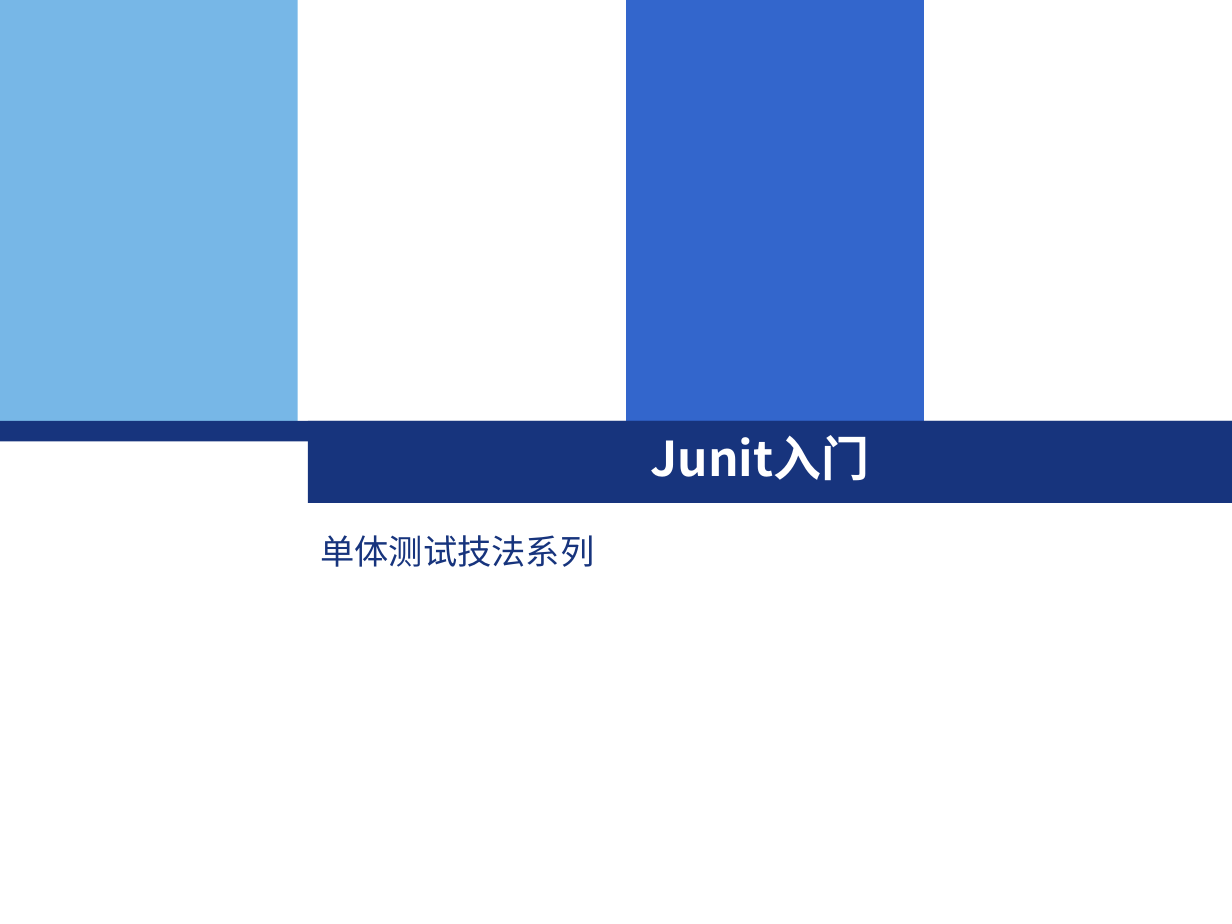
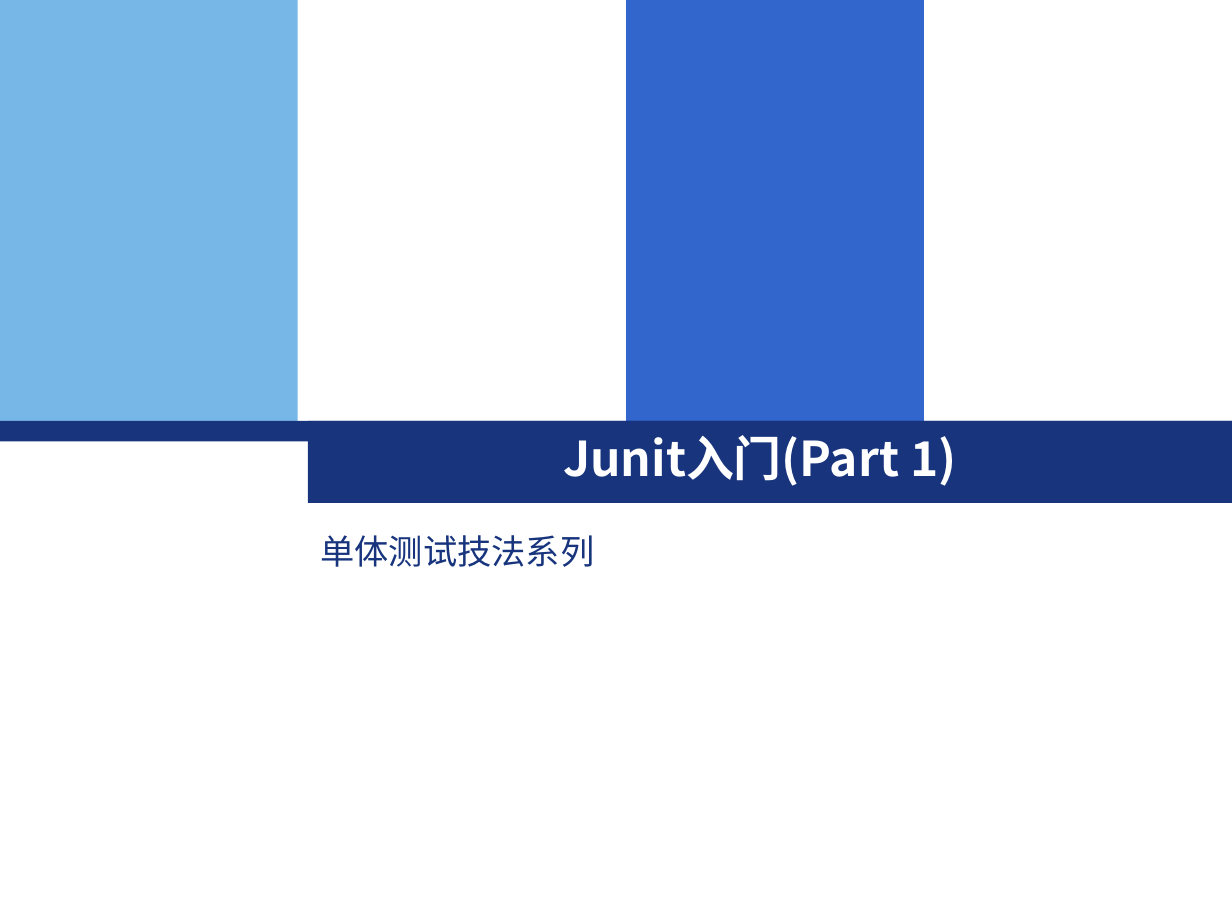
Before and after one commit to KaerimiAkira/MockitoSample, a slide deck: slide 1 of docs/JUnit_part1.pptx. Drawn at 1232x924 pixels with LibreOffice and Linux fonts; fonts in the diff are those of the drawing; background and template pictures are left out. Boxes give left, top, right and bottom in pixels: in the first picture for what was removed or moved away, otherwise in the second. Text is boxed around its words. In the diff, an @@ line names an element or a change of style, - is before the commit and + after.

```diff
--- a/docs/JUnit_part1.pptx
+++ b/docs/JUnit_part1.pptx
@@ title at bbox=[563, 435, 956, 486]: text changed @@
-Junit入门
+Junit入门(Part 1)
```
Also in this commit, not shown: 1 other slide changed.
